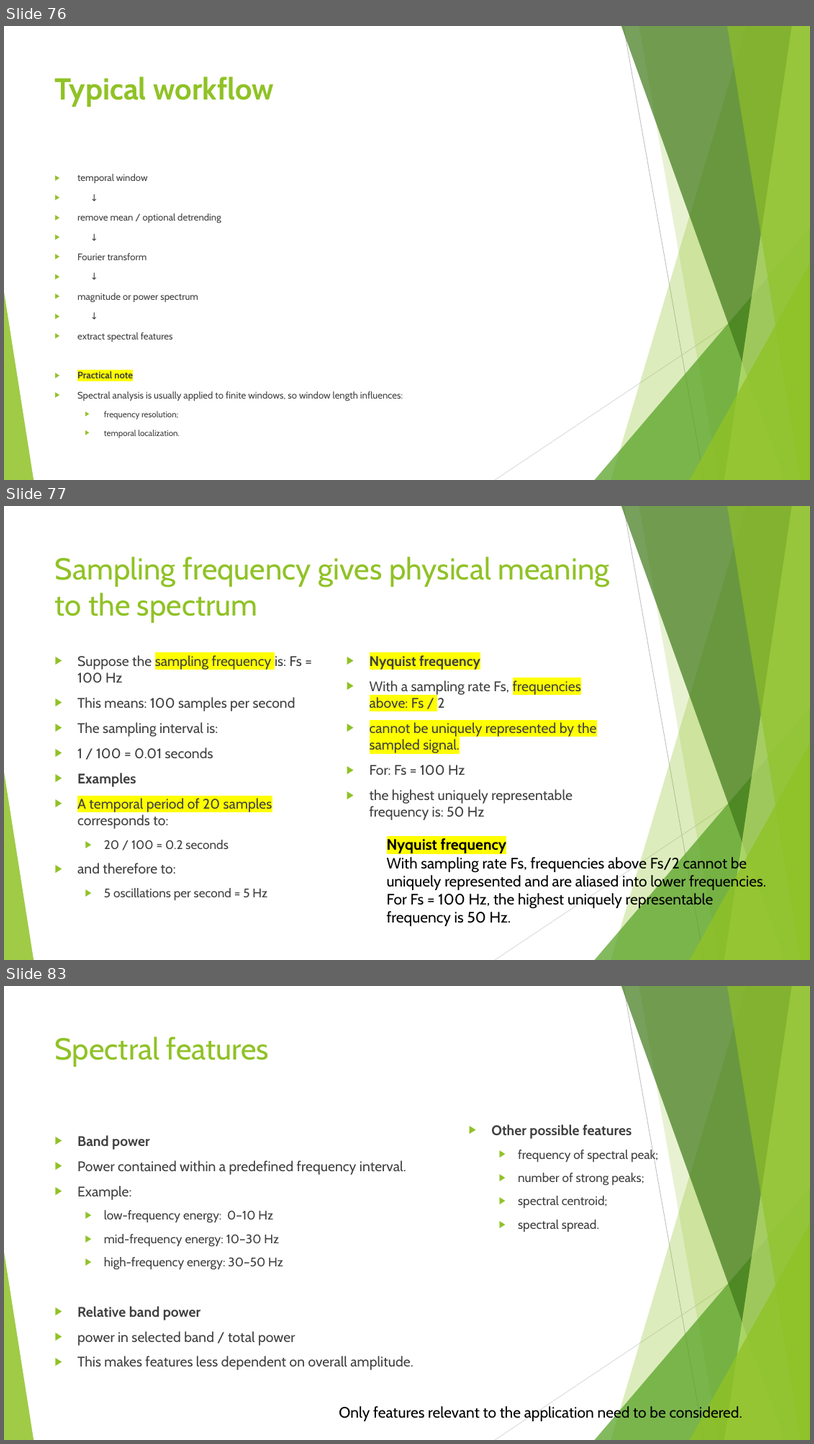
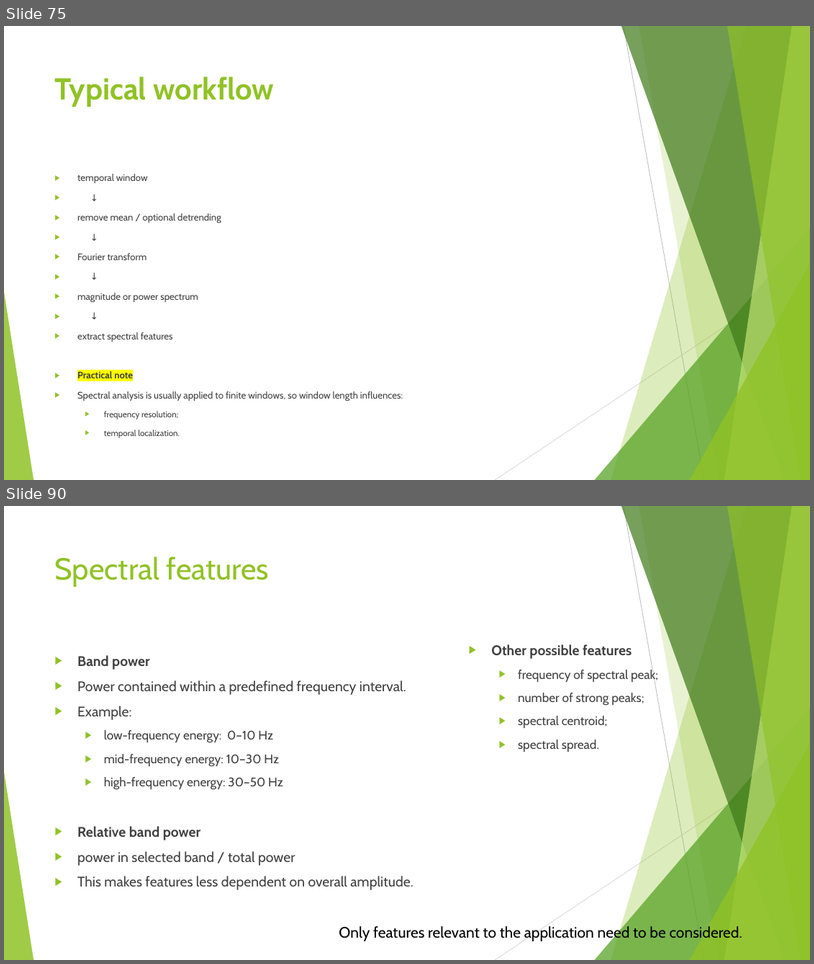
Before and after one commit to FranzGH/timeseries, a slide deck: Slides/03 Traditional Baselines and Feature-Based Machine Learning.pptx. Shown one above the other, each under a label of ours: slides 76, 77 and 83 before the commit, slides 75 and 90 after it; the slides between them are not shown. The pictures are 814x1444 and 814x964 pixels, drawn with LibreOffice and Linux fonts; fonts in the diff are those of the drawing. Boxes give left, top, right and bottom in pixels: in the first picture for what was removed or moved away, otherwise in the second. Text is boxed around its words. In the diff, an @@ line names an element or a change of style, - is before the commit and + after.

```diff
--- a/Slides/03 Traditional Baselines and Feature-Based Machine Learning.pptx
+++ b/Slides/03 Traditional Baselines and Feature-Based Machine Learning.pptx
@@ slide 77 removed at (4, 506, 810, 960), background #FFFFFF; not listed: 10 template elements that a slide beside it also shows @@
@@ title removed at (55, 556, 610, 623) @@
-Sampling frequency gives physical meaning to the spectrum
@@ text removed at (77, 655, 302, 900) @@
-▶ Suppose the sampling frequency is: Fs = 100 Hz
-▶ This means: 100 samples per second
-▶ The sampling interval is:
-▶ 1 / 100 = 0.01 seconds
-▶ Examples
-▶ A temporal period of 20 samples corresponds to:
-  ▶ 20 / 100 = 0.2 seconds
-▶ and therefore to:
-  ▶ 5 oscillations per second = 5 Hz
@@ text removed at (370, 655, 597, 820) @@
-▶ Nyquist frequency
-▶ With a sampling rate Fs, frequencies above: Fs / 2
-▶ cannot be uniquely represented by the sampled signal.
-▶ For: Fs = 100 Hz
-▶ the highest uniquely representable frequency is: 50 Hz
@@ text removed at (387, 837, 766, 926) @@
-Nyquist frequency
-With sampling rate Fs, frequencies above Fs/2 cannot be uniquely represented and are aliased into lower frequencies.
-For Fs = 100 Hz, the highest uniquely representable frequency is 50 Hz.
@@ what was slide 76 is now slide 75 @@
@@ what was slide 83 is now slide 90 @@
```
Also in this commit, not shown: 35 slides changed, 15 slides added, 3 other slides removed.
